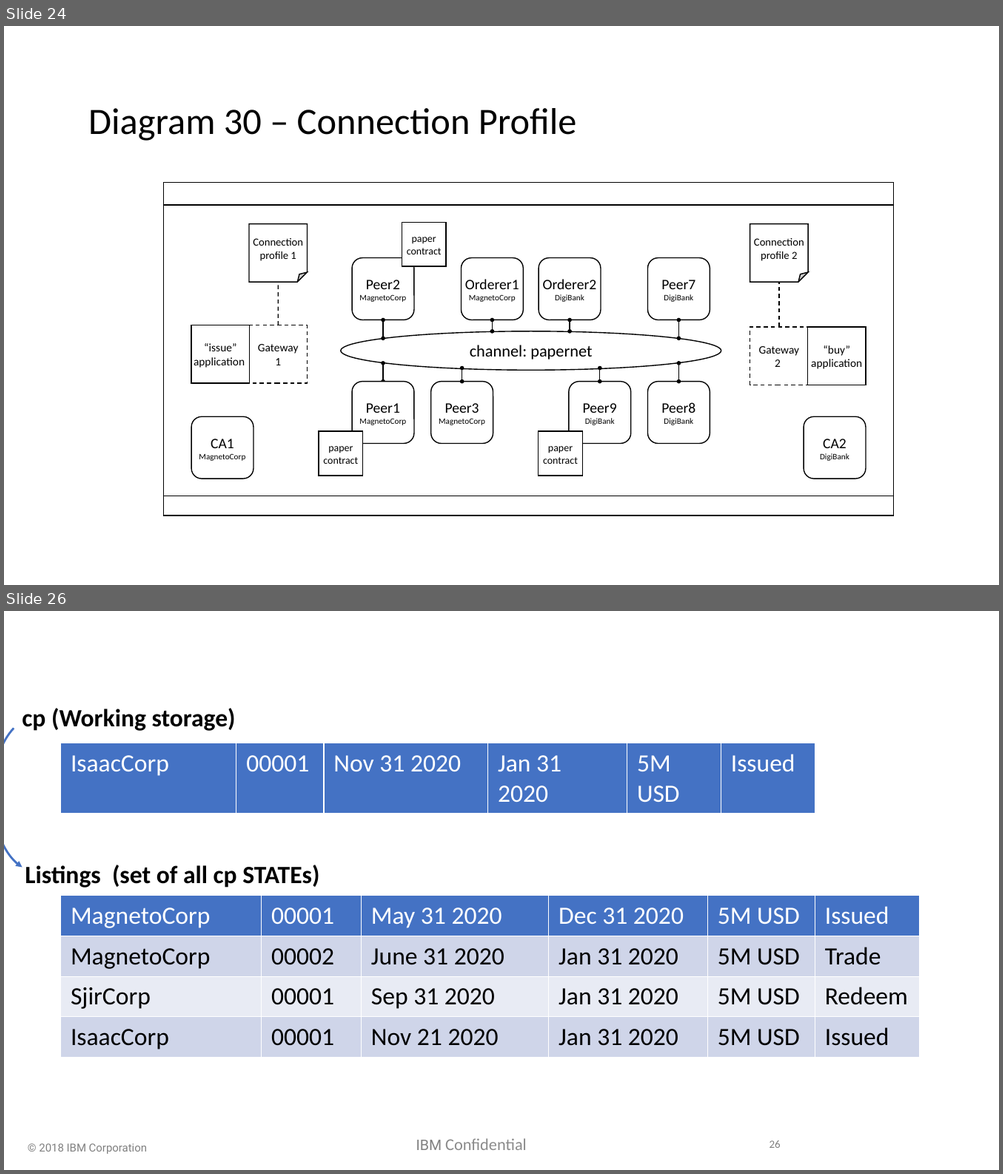
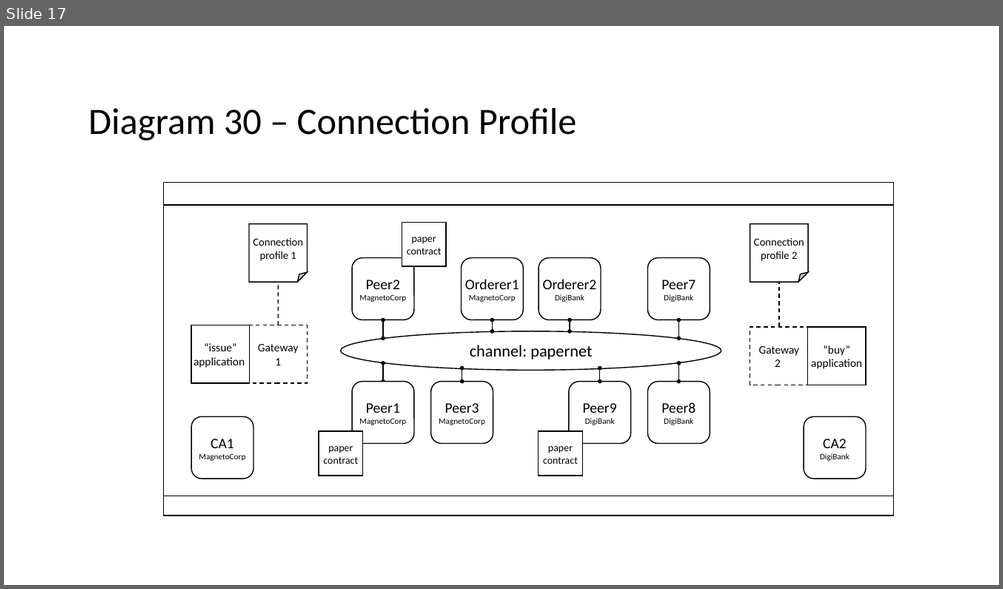
Before and after one commit to hyperledger/fabric, a slide deck: docs/source/developapps/diagrams.pptx. Shown one above the other, each under a label of ours: slides 24 and 26 before the commit, slide 17 after it; the slides between them are not shown. The pictures are 1003x1174 and 1003x589 pixels, drawn with LibreOffice and Linux fonts; fonts in the diff are those of the drawing; background and template pictures are left out. Boxes give left, top, right and bottom in pixels: in the first picture for what was removed or moved away, otherwise in the second. Text is boxed around its words. In the diff, an @@ line names an element or a change of style, - is before the commit and + after.

```diff
--- a/docs/source/developapps/diagrams.pptx
+++ b/docs/source/developapps/diagrams.pptx
@@ slide 26 removed at (4,611,999,1170), background #FFFFFF at 30% opacity @@
@@ arc (boxed as its full ellipse) removed at (4,717,81,871) @@
@@ text removed at (22,708,236,731) @@
-cp (Working storage)
@@ table removed at (61,743,814,812), 1 rows, 6 columns @@
-IsaacCorp | 00001 | Nov 31 2020 | Jan 31 2020 | 5M USD | Issued
@@ text removed at (25,865,319,888) @@
-Listings (set of all cp STATEs)
@@ table removed at (61,896,919,1058), 4 rows, 6 columns @@
-MagnetoCorp | 00001 | May 31 2020 | Dec 31 2020 | 5M USD | Issued
-MagnetoCorp | 00002 | June 31 2020 | Jan 31 2020 | 5M USD | Trade
-SjirCorp | 00001 | Sep 31 2020 | Jan 31 2020 | 5M USD | Redeem
-IsaacCorp | 00001 | Nov 21 2020 | Jan 31 2020 | 5M USD | Issued
@@ text removed at (416,1139,526,1150) @@
-IBM Confidential
@@ page number removed at (769,1141,780,1148) @@
-26
@@ text removed at (39,1144,147,1154) @@
-© 2018 IBM Corporation
@@ what was slide 24 is now slide 17 @@
```
Also in this commit, not shown: 2 slides changed, 1 slide added, 11 other slides removed, 7 other files.
